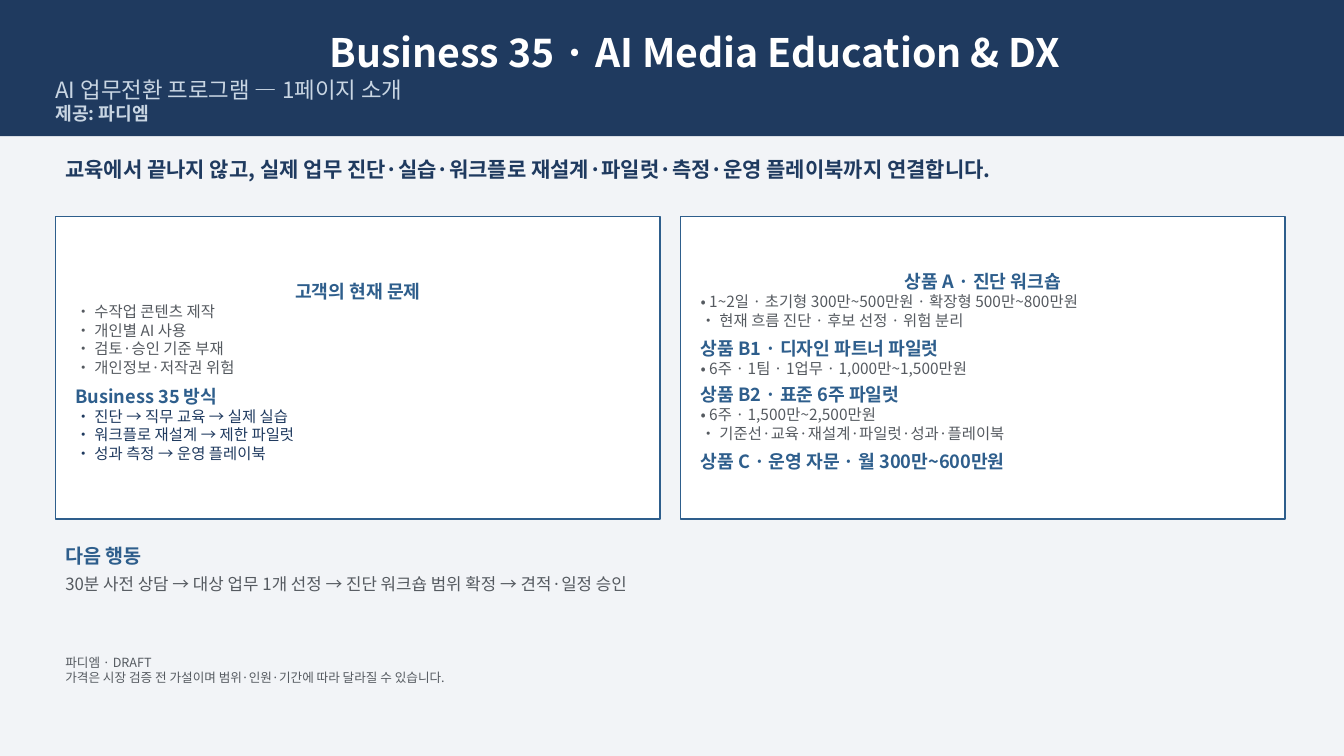
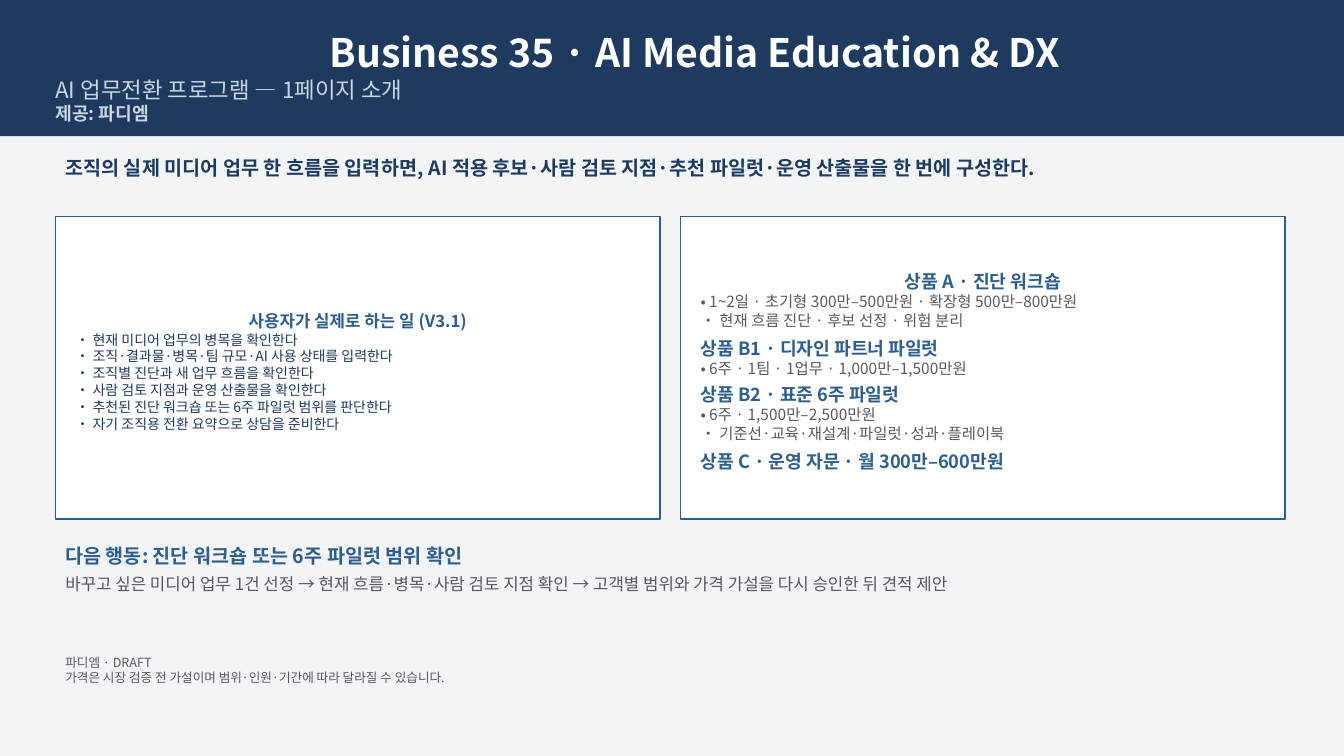
Before and after one commit to skerishKang/ai-revenue-lab, a slide deck: slide 1 of docs/commercial/business-35-ai-media-education-dx/customer-package/Business35_OnePage_Offer_Source.pptx. Drawn at 1344x756 pixels with LibreOffice and Linux fonts; fonts in the diff are those of the drawing. Boxes give left, top, right and bottom in pixels: in the first picture for what was removed or moved away, otherwise in the second. Text is boxed around its words. In the diff, an @@ line names an element or a change of style, - is before the commit and + after.

```diff
--- a/docs/commercial/business-35-ai-media-education-dx/customer-package/Business35_OnePage_Offer_Source.pptx
+++ b/docs/commercial/business-35-ai-media-education-dx/customer-package/Business35_OnePage_Offer_Source.pptx
@@ text at <box>65,158,1035,179</box>: text changed; size 15 to 14 pt @@
-교육에서 끝나지 않고, 실제 업무 진단·실습·워크플로 재설계·파일럿·측정·운영 플레이북까지 연결합니다.
+조직의 실제 미디어 업무 한 흐름을 입력하면, AI 적용 후보·사람 검토 지점·추천 파일럿·운영 산출물을 한 번에 구성한다.
@@ text in rectangle at <box>709,294,1077,308</box>: text changed @@
-• 1~2일 · 초기형 300만~500만원 · 확장형 500만~800만원
+• 1~2일 · 초기형 300만–500만원 · 확장형 500만–800만원
@@ text in rectangle at <box>93,313,467,430</box>: text changed; size 11 to 10 pt @@
-고객의 현재 문제
-• 수작업 콘텐츠 제작
-• 개인별 AI 사용
-• 검토·승인 기준 부재
-• 개인정보·저작권 위험
-Business 35 방식
-• 진단 → 직무 교육 → 실제 실습
-• 워크플로 재설계 → 제한 파일럿
-• 성과 측정 → 운영 플레이북
+사용자가 실제로 하는 일 (V3.1)
+• 현재 미디어 업무의 병목을 확인한다
+• 조직·결과물·병목·팀 규모·AI 사용 상태를 입력한다
+• 조직별 진단과 새 업무 흐름을 확인한다
+• 사람 검토 지점과 운영 산출물을 확인한다
+• 추천된 진단 워크숍 또는 6주 파일럿 범위를 판단한다
+• 자기 조직용 전환 요약으로 상담을 준비한다
@@ text in rectangle at <box>709,361,967,377</box>: text changed @@
-• 6주 · 1팀 · 1업무 · 1,000만~1,500만원
+• 6주 · 1팀 · 1업무 · 1,000만–1,500만원
@@ text in rectangle at <box>709,407,876,423</box>: text changed @@
-• 6주 · 1,500만~2,500만원
+• 6주 · 1,500만–2,500만원
@@ text in rectangle at <box>701,452,1004,470</box>: text changed @@
-상품 C · 운영 자문 · 월 300만~600만원
+상품 C · 운영 자문 · 월 300만–600만원
@@ text at <box>65,546,947,592</box>: text changed @@
-다음 행동
-30분 사전 상담 → 대상 업무 1개 선정 → 진단 워크숍 범위 확정 → 견적·일정 승인
+다음 행동: 진단 워크숍 또는 6주 파일럿 범위 확인
+바꾸고 싶은 미디어 업무 1건 선정 → 현재 흐름·병목·사람 검토 지점 확인 → 고객별 범위와 가격 가설을 다시 승인한 뒤 견적 제안
```
Also in this commit, not shown: 34 other files.
